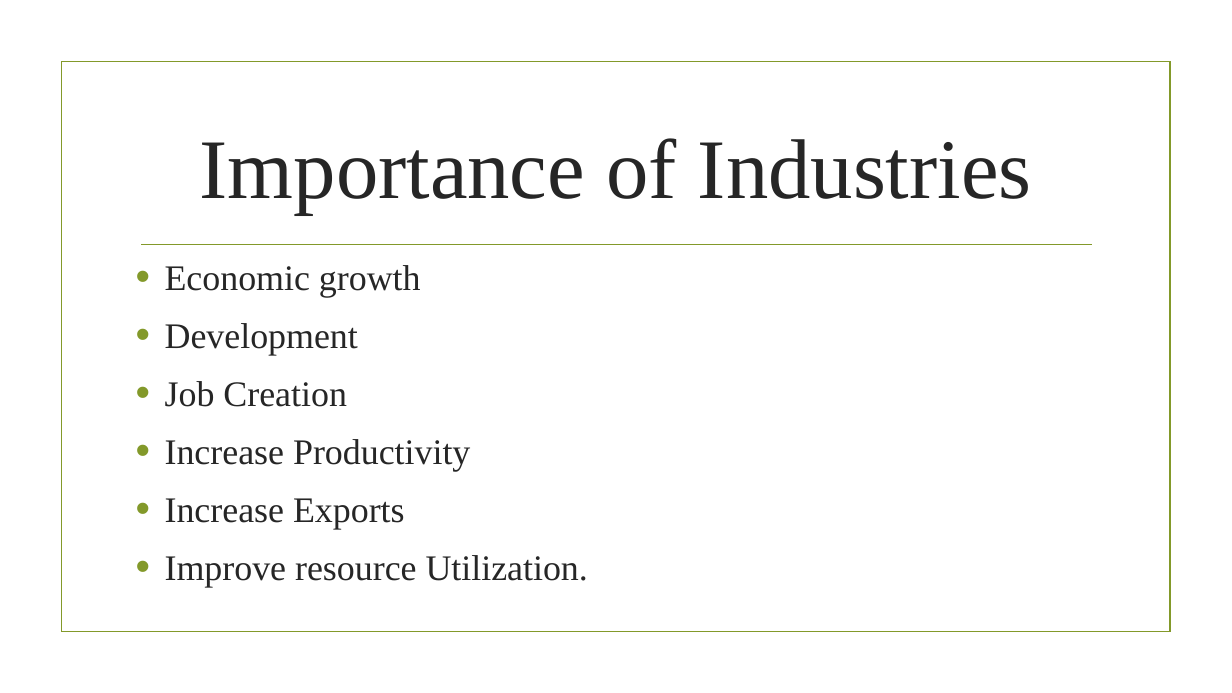
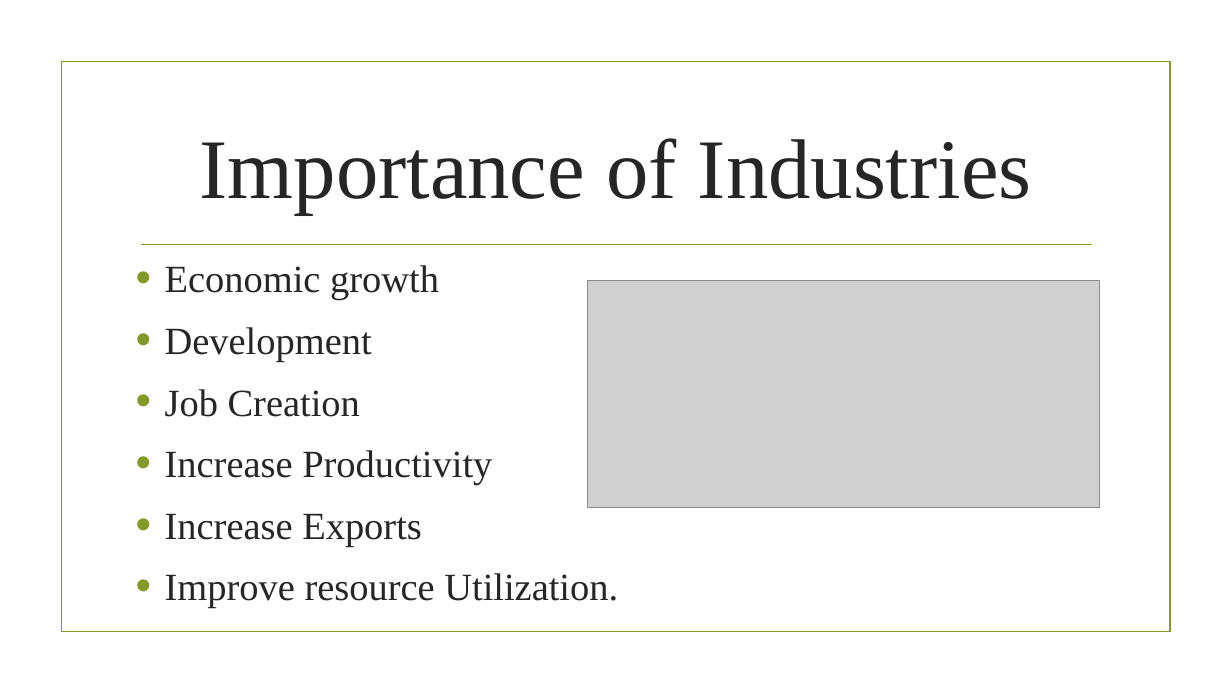
Before and after one commit to Abhishek-Sharma7/Abhishek-Sharma-power-point, a slide deck: slide 8 of INDUSTRIES.pptx. Drawn at 1232x693 pixels with LibreOffice and Linux fonts; fonts in the diff are those of the drawing; grey boxes stand for pictures; background and template pictures are left out. Boxes give left, top, right and bottom in pixels: in the first picture for what was removed or moved away, otherwise in the second. Text is boxed around its words. In the diff, an @@ line names an element or a change of style, - is before the commit and + after.

```diff
--- a/INDUSTRIES.pptx
+++ b/INDUSTRIES.pptx
@@ text "Economic growth" at [165, 265, 618, 609]: size 28 to 30 pt @@
@@ picture added at [588, 281, 1100, 508] @@
```
Also in this commit, not shown: 6 other slides changed.
